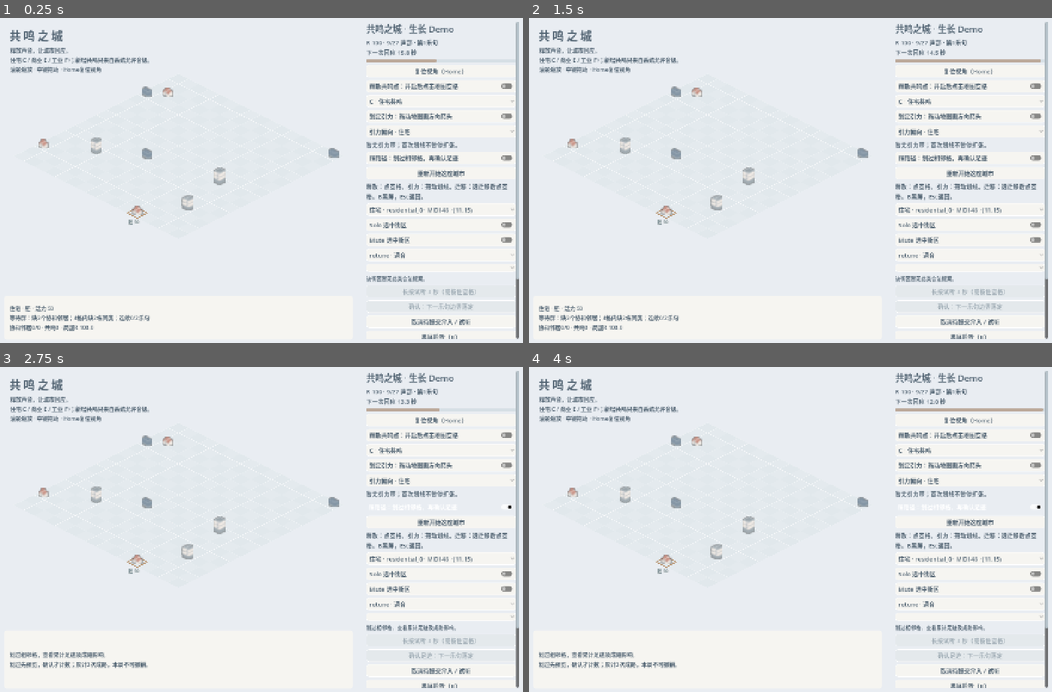
Above: before the commit, frames 1-4 (two rows, left to right).
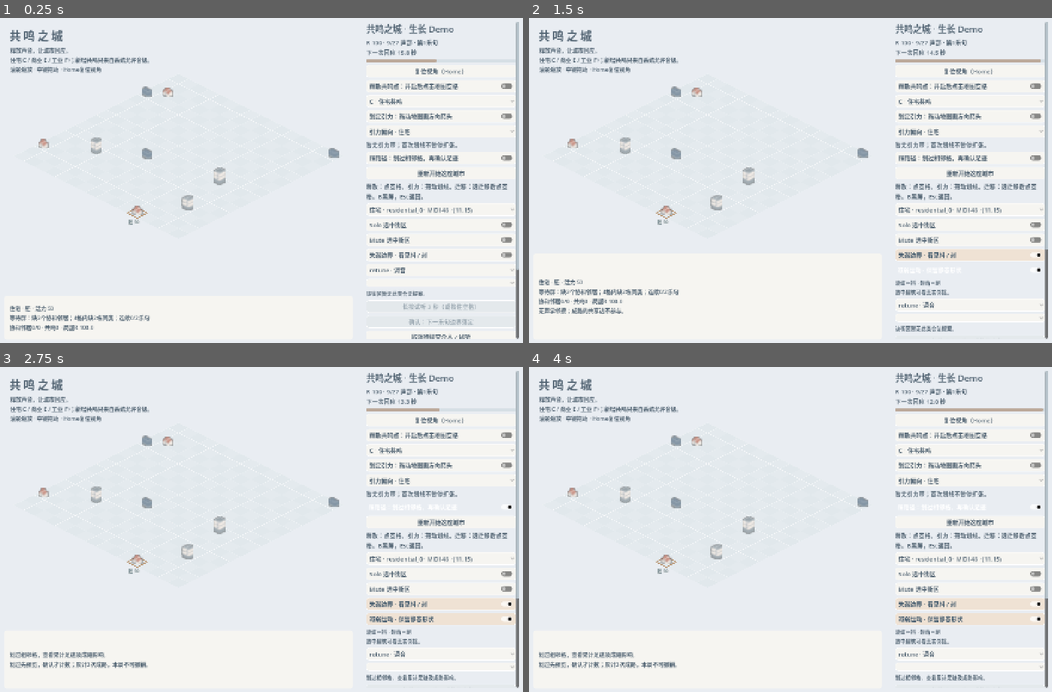
Above: after the commit, the same moments.

Repository: Lbwnb6969/resonance-city
Game: Godot game, scene res://scenes/p0_main.tscn
The game is run twice, just before and just after one commit, with the same random seed, the same clock (stepped at 60 frames per second) and the same inputs.
Inputs (mouse positions are in pixels of both pictures, inside the frame that each line leads up to):
- Up to frame 1 (0.25 s): no input
- Up to frame 2 (1.5 s): click (968, 255) at 0.5 s, where only the run after the commit has a clickable "失谐边界 · 看见抖 / 刺"; click (968, 271) at 1.25 s, where only the run after the commit has a clickable "减弱运动 · 保留静态形状"
- Up to frame 3 (2.75 s): click "踩路径：划过相邻格，再确认足迹" at 2 s
- Up to frame 4 (4 s): click "踩路径：划过相邻格，再确认足迹" at 2.75 s; click "踩路径：划过相邻格，再确认足迹" at 3.5 s

The runs differ from the first frame. In frame 1, 1.1% of the frame differs, in the area x 70-100%, y 72-99%; in frame 2, 3.6%, in the area x 1-100%, y 71-99%; in frame 3, 3.3%; in frame 4, 3.3%.

Commit message:
UI-003: show true dissonance boundaries with reduced motion

Diff:
--- a/scripts/ui/p0_main.gd
+++ b/scripts/ui/p0_main.gd
@@ -50,6 +50,9 @@
 var draft_button: CheckButton
 var draft_bias: OptionButton
 var draft_state: Label
+var diagnosis_button: CheckButton
+var reduced_motion_button: CheckButton
+var diagnosis_legend: Label
 var condition_selection := ""
 var condition_phrase := -1
 
@@ -244,6 +247,24 @@
 		model.synth.set_mute(_selected_id(),enabled)
 		_cancel_audition())
 	controls.add_child(mute)
+	diagnosis_button = CheckButton.new()
+	diagnosis_button.name = "BoundaryDiagnosis"
+	diagnosis_button.text = "失谐边界 · 看见抖 / 刺"
+	controls.add_child(diagnosis_button)
+	reduced_motion_button = CheckButton.new()
+	reduced_motion_button.name = "ReducedMotion"
+	reduced_motion_button.text = "减弱运动 · 保留静态形状"
+	reduced_motion_button.visible = false
+	reduced_motion_button.toggled.connect(func(enabled: bool) -> void: city_view.reduced_motion = enabled)
+	controls.add_child(reduced_motion_button)
+	diagnosis_legend = _label("波纹＝抖 · 短齿＝刺\n选中建筑可看真实邻接。","DiagnosisLegend")
+	diagnosis_legend.add_theme_font_size_override("font_size",14)
+	diagnosis_legend.visible = false
+	diagnosis_button.toggled.connect(func(enabled: bool) -> void:
+		city_view.diagnosis_enabled = enabled
+		reduced_motion_button.visible = enabled
+		diagnosis_legend.visible = enabled
+		_update_map_notice())
 	var assist := CheckButton.new()
 	assist.name = "BeatAssist"
 	assist.text = "窄带拍频辅助（只在窄带模式激活）"
@@ -572,7 +593,7 @@
 func _update_map_notice() -> void:
 	var shown := _audible_session()
 	var text := ""
-	city_view.get_node("MapNotice").offset_top = -176 if city_view.tread_mode else -136
+	city_view.get_node("MapNotice").offset_top = -176 if city_view.tread_mode else (-252 if city_view.diagnosis_enabled and not release_armed and not city_view.draft_mode else -136)
 	if city_view.tread_mode:
 		text = forecast_summary.text+"\n划过先预览，确认才计数；累计3次成路，本局不可撤销。"
 	elif release_armed:
@@ -587,6 +608,11 @@
 		var kind := "住宅" if district["type"] == "residential" else ("商业" if district["type"] == "commercial" else "工业")
 		var details: PackedStringArray = Growth.describe(shown.city,district,shown.road_marks).split("\n")
 		text = "%s · %s · 活力 %.0f\n%s" % [kind,district.get("form","胚"),district["vitality"],"\n".join(details.slice(0,mini(2,details.size())))]
+		if city_view.diagnosis_enabled:
+			var rows: Array[Dictionary] = city_view.diagnosis.edges(shown,model.synth,clock.renderer.transport.audible_frame)
+			text += "\n"+city_view.diagnosis.describe(rows,_selected_id())
+			if want_preview or preview_clock.active: text += "\n边界来自当前城市；试听是未来声音。"
+
 	var pending: Dictionary = shown.pending
 	if not pending.is_empty():
 		var wait := maxf(0.0,float(pending["frame"])-clock.renderer.transport.audible_frame)/clock.renderer.transport.sample_rate
--- /dev/null
+++ b/scripts/visual/boundary_diagnosis.gd
@@ -0,0 +1,51 @@
+class_name BoundaryDiagnosis
+extends RefCounted
+const Values = preload("res://scripts/spec_values.gd")
+const Schema = preload("res://scripts/city/district_schema.gd")
+var cfg: Dictionary = Values.load_values()["visual_diagnosis"]
+
+func silence_reason(id: String, session: CityInterventions, synth: DistrictSynth, at: float) -> String:
+	if not synth.active_layers.has("drone"): return "长音已关闭"
+	if synth.gain == 0.0: return "混音静音"
+	if bool(synth.muted.get(id,false)): return "Mute隔离"
+	if not synth.solo_id.is_empty() and synth.solo_id != id: return "Solo隔离"
+	if at < int(session.silent_until.get(id,0)): return "迁移静音"
+	return ""
+
+func edges(session: CityInterventions, synth: DistrictSynth, at: float) -> Array[Dictionary]:
+	var result: Array[Dictionary] = []
+	for pair in session.harmony.adjacency(session.city):
+		var a := session._district(pair["a"])
+		var b := session._district(pair["b"])
+		var interval := session.harmony.interval(int(a["current_midi"]),int(b["current_midi"]))
+		var distance := absi(int(a["current_midi"])-int(b["current_midi"])) % 12
+		var difference := absf(synth.frequency(int(a["current_midi"]))-synth.frequency(int(b["current_midi"])))
+		var kind: String = interval["relation"]
+		var hz := 0.0
+		if distance in [1,11] and difference >= float(cfg["slow_min_hz"]) and difference <= float(cfg["slow_max_hz"]):
+			kind = "抖"
+			hz = clampf(difference/float(cfg["frequency_divisor"]),float(cfg["display_min_hz"]),float(cfg["display_max_hz"]))
+		elif distance == 6:
+			kind = "刺"
+		elif interval["relation"] not in ["协和","共鸣","中性"]:
+			kind = "其它张力"
+		var reason_a := silence_reason(pair["a"],session,synth,at)
+		var reason_b := silence_reason(pair["b"],session,synth,at)
+		var reason := reason_a if not reason_a.is_empty() else reason_b
+		result.append({"a":pair["a"],"b":pair["b"],"cell_a":Schema.cell(a),"cell_b":Schema.cell(b),
+			"midi_a":a["current_midi"],"midi_b":b["current_midi"],"kind":kind,"name":interval["name"],
+			"relation":interval["relation"],"score":interval["score"],"beat_hz":difference,"display_hz":hz,
+			"audible":reason.is_empty(),"silence_reason":reason})
+	return result
+
+func describe(rows: Array[Dictionary], selected: String) -> String:
+	var lines := PackedStringArray()
+	for edge in rows:
+		if edge["a"] != selected and edge["b"] != selected: continue
+		var other: String = edge["b"] if edge["a"] == selected else edge["a"]
+		var cell: Vector2i = edge["cell_b"] if edge["a"] == selected else edge["cell_a"]
+		var midi: int = edge["midi_b"] if edge["a"] == selected else edge["midi_a"]
+		var hint := " · 基频差 %.2fHz" % edge["beat_hz"] if edge["kind"] == "抖" else ""
+		var silent := " · 当前不可听（%s）" % edge["silence_reason"] if not edge["audible"] else ""
+		lines.append("邻居 %s (%d,%d) MIDI%d：%s · %s%s%s" % [other,cell.x,cell.y,midi,edge["name"],edge["kind"],hint,silent])
+	return "\n".join(lines) if not lines.is_empty() else "无声学邻接；成路的共享边不参与。"
--- a/scripts/visual/city_demo_view.gd
+++ b/scripts/visual/city_demo_view.gd
@@ -1,5 +1,6 @@
 class_name CityDemoView
 extends Control
+const Diagnosis = preload("res://scripts/visual/boundary_diagnosis.gd")
 const Roads = preload("res://scripts/city/city_roads.gd")
 const Schema = preload("res://scripts/city/district_schema.gd")
 const Values = preload("res://scripts/spec_values.gd")
@@ -8,6 +9,10 @@
 signal empty_clicked(cell: Vector2i)
 signal draft_requested(start: Vector2i, end: Vector2i)
 signal tread_selected(start: Vector2i, end: Vector2i)
+var diagnosis := Diagnosis.new()
+var diagnosis_enabled := false
+var reduced_motion := false
+var diagnosis_edges: Array[Dictionary] = []
 var session: CityInterventions
 var selected_id := ""
 var hover_cell := Vector2i(-1,-1)
@@ -236,6 +241,45 @@
 			var position := (middle-span).lerp(middle+span,float(i+1)/float(total+1))
 			draw_circle(position,2.4*view_zoom,color if i < count else Color(color,0.22))
 
+func diagnosis_points(edge: Dictionary, band: int = 0) -> PackedVector2Array:
+	var a: Vector2i = edge["cell_a"]
+	var b: Vector2i = edge["cell_b"]
+	var middle := (point(a)+point(b))*0.5
+	var half := Vector2(cfg["tile_half_width"],cfg["tile_half_height"])*view_zoom
+	var span := (Vector2(-half.x,half.y) if a.x != b.x else Vector2(half.x,half.y))*float(diagnosis.cfg["span_ratio"])
+	var normal := Vector2(-span.y,span.x).normalized()
+	var points := PackedVector2Array()
+	var count := int(diagnosis.cfg["samples"])
+	var amplitude := float(diagnosis.cfg["amplitude_px"])*view_zoom
+	var static_wave: bool = reduced_motion or not edge["audible"]
+	var phase := 0.0
+	if not static_wave and edge["kind"] == "抖":
+		var clock := get_node("/root/AudioClock")
+		phase = TAU*float(edge["display_hz"])*clock.renderer.transport.audible_frame/clock.renderer.transport.sample_rate
+	for i in range(count+1):
+		var t := float(i)/count
+		var offset := 0.0
+		if edge["kind"] == "抖":
+			var separation := float(diagnosis.cfg["reduced_offset_px"])*view_zoom if static_wave else 0.0
+			offset = sin(TAU*float(diagnosis.cfg["wave_cycles"])*t-phase)*(amplitude-separation)+band*separation
+		else:
+			offset = amplitude*(1.0 if i%2 else -1.0)
+		offset *= sin(PI*t)
+		points.append(middle-span+span*2.0*t+normal*offset)
+	return points
+
+func _draw_diagnosis() -> void:
+	if not diagnosis_enabled: return
+	for edge in diagnosis_edges:
+		if edge["kind"] not in ["抖","刺"]: continue
+		var color := Color(diagnosis.cfg["slow_color"] if edge["kind"] == "抖" else diagnosis.cfg["rough_color"])
+		color.a = float(diagnosis.cfg["max_alpha"] if edge["audible"] else diagnosis.cfg["inactive_alpha"])
+		var width := float(diagnosis.cfg["width_px"])*view_zoom
+		if edge["kind"] == "抖" and (reduced_motion or not edge["audible"]):
+			draw_polyline(diagnosis_points(edge,-1),color,width,true)
+			draw_polyline(diagnosis_points(edge,1),color,width,true)
+		else: draw_polyline(diagnosis_points(edge),color,width,true)
+
 func _draw() -> void:
 	if cfg == null: return
 	var half := Vector2(float(cfg["tile_half_width"]),float(cfg["tile_half_height"]))*view_zoom
@@ -260,6 +304,7 @@
 			draw_colored_polygon(vertices,color)
 			draw_polyline(PackedVector2Array([vertices[0],vertices[1],vertices[2],vertices[3],vertices[0]]),Color(1.0,1.0,1.0,0.38),0.6,true)
 	if session == null: return
+	_draw_diagnosis()
 	if session.pending.get("verb","") == "release":
 		var target: Array = session.pending["target"]
 		var center := point(Vector2i(target[0],target[1]))
@@ -326,6 +371,10 @@
 	var clock := get_node("/root/AudioClock")
 	var audible := float(clock.renderer.transport.audible_frame)
 	var gray: float = clock.renderer.source.get_object().synth.gray_level(int(audible),clock.renderer.transport.sample_rate) if clock.renderer.source.is_valid() else 0.0
+	if diagnosis_enabled and clock.renderer.source.is_valid():
+		diagnosis_edges.assign(diagnosis.edges(session,clock.renderer.source.get_object().synth,audible))
+	else:
+		diagnosis_edges.clear()
 	var events: Dictionary = {}
 	for event in session.last_result.get("growth_events",[]): events[event["district_id"]] = event
 	for d in session.city:
--- /dev/null
+++ b/tests/boundary_diagnosis_contract.gd
@@ -0,0 +1,166 @@
+extends SceneTree
+const Schema = preload("res://scripts/city/district_schema.gd")
+const Session = preload("res://scripts/proposals/city_interventions.gd")
+const Model = preload("res://scripts/audio/city_audio_model.gd")
+const Growth = preload("res://scripts/city/city_growth.gd")
+const Roads = preload("res://scripts/city/city_roads.gd")
+var failed := false
+var checks := 0
+func _initialize() -> void: call_deferred("run_check")
+func check(ok: bool, message: String) -> void:
+	checks += 1
+	if not ok:
+		failed = true
+		push_error("BOUNDARY_DIAGNOSIS_FAIL "+message)
+func refresh(main: Control, at: float) -> void:
+	main.clock.renderer.transport.audible_frame = at
+	main._process(0.0)
+	main.city_view._process(0.0)
+func edge(rows: Array[Dictionary], other: String) -> Dictionary:
+	for row in rows:
+		if row["a"] == other or row["b"] == other: return row
+	return {}
+func capture(name: String) -> void:
+	await process_frame
+	await RenderingServer.frame_post_draw
+	root.get_texture().get_image().save_png("res://验证记录/Demo/边界诊断_"+name+".png")
+func run_check() -> void:
+	check(DisplayServer.get_name() != "headless","requires actual GPU")
+	var main: Control = load("res://scenes/p0_main.tscn").instantiate()
+	main.start_audio_on_ready = false
+	root.add_child(main)
+	await process_frame
+	var city := [Schema.create("home","residential",Vector2i(7,7)),
+		Schema.create("minor","residential",Vector2i(8,7)),
+		Schema.create("rough","industrial",Vector2i(7,8)),
+		Schema.create("third","commercial",Vector2i(6,7))]
+	city[1]["current_midi"] = 49
+	Growth.assign_assets(city)
+	main.model = Model.new(Session.new(city,"2026100900000001"))
+	main.model.session.growth_enabled = true
+	main.clock.renderer.source = main.model._mix_frame
+	main.clock.renderer.state = main.model.synth.initial_state()
+	for sprite in main.city_view.sprites.values(): sprite.queue_free()
+	for label in main.city_view.labels.values(): label.queue_free()
+	main.city_view.sprites.clear()
+	main.city_view.labels.clear()
+	main.city_view.forms.clear()
+	main.city_view.appearance.clear()
+	main.city_view.base_scales.clear()
+	main.city_view.session = main.model.session
+	main._refresh_district_list()
+	main._select_district("home")
+	refresh(main,0)
+	check(not main.city_view.diagnosis_enabled,"diagnosis default OFF")
+	var saved: Dictionary = main.model.snapshot()
+	var renderer_saved: Dictionary = main.clock.renderer.snapshot()
+	var plain: PackedVector2Array = main.clock.renderer.render(127)
+	main.model.restore(saved)
+	main.clock.renderer.restore(renderer_saved)
+	main.diagnosis_button.button_pressed = true
+	refresh(main,0)
+	check(main.model.snapshot() == saved,"display toggle and query leave model/RNG untouched")
+	var diagnosed: PackedVector2Array = main.clock.renderer.render(127)
+	check(plain == diagnosed,"display toggle does not alter PCM")
+	refresh(main,0)
+	var view = main.city_view
+	var rows: Array[Dictionary] = view.diagnosis_edges
+	check(rows.size() == 3,"only three actual undirected neighbor edges")
+	var minor := edge(rows,"minor")
+	var rough := edge(rows,"rough")
+	check(minor["kind"] == "抖" and is_equal_approx(minor["beat_hz"],7.78),"real C-C sharp beat")
+	check(is_equal_approx(minor["display_hz"],7.78/8.0),"approved visual frequency")
+	check(rough["kind"] == "刺" and rough["display_hz"] == 0.0,"tritone is stationary")
+	check(edge(rows,"third")["kind"] == "协和","commercial E is not falsely rough")
+	check("minor" in main.map_notice.text and "抖" in main.map_notice.text and "rough" in main.map_notice.text and "刺" in main.map_notice.text,"selected card lists real neighbors")
+	var first: PackedVector2Array = view.diagnosis_points(minor)
+	var rough_first: PackedVector2Array = view.diagnosis_points(rough)
+	refresh(main,main.clock.renderer.transport.sample_rate/4.0)
+	check(view.diagnosis_points(minor) != first,"ripple follows audible frame")
+	check(view.diagnosis_points(rough) == rough_first,"rough teeth do not pulse")
+	main.reduced_motion_button.button_pressed = true
+	var reduced: PackedVector2Array = view.diagnosis_points(minor,1)
+	refresh(main,main.clock.renderer.transport.sample_rate/2.0)
+	check(view.diagnosis_points(minor,1) == reduced,"reduced mode is static")
+	check(view.diagnosis_points(minor,-1) != reduced,"reduced mode retains two distinct waves")
+	main.reduced_motion_button.button_pressed = false
+	var cursor: Vector2 = view.point(Vector2i(7,7))
+	var wheel := InputEventMouseButton.new()
+	wheel.position = cursor
+	wheel.button_index = MOUSE_BUTTON_WHEEL_UP
+	wheel.pressed = true
+	for i in range(5): view._gui_input(wheel)
+	await create_timer(float(view.camera_cfg["smooth_seconds"])+0.05).timeout
+	check(view.point(Vector2i(7,7)).distance_to(cursor) < 0.01,"diagnostic zoom keeps world pivot")
+	var click := InputEventMouseButton.new()
+	click.button_index = MOUSE_BUTTON_LEFT
+	click.pressed = true
+	click.position = view.point(Vector2i(7,7))
+	view._gui_input(click)
+	check(main._selected_id() == "home","zoomed house selection")
+	refresh(main,main.clock.renderer.transport.sample_rate/2.0)
+	await capture("动态与邻接")
+	main.reduced_motion_button.button_pressed = true
+	await capture("减弱运动")
+	main.model.synth.set_mute("minor",true)
+	refresh(main,0)
+	check(not edge(view.diagnosis_edges,"minor")["audible"] and "Mute隔离" in main.map_notice.text,"muted neighbor label")
+	main.model.synth.set_mute("minor",false)
+	main.model.synth.set_solo("home")
+	refresh(main,0)
+	check(not edge(view.diagnosis_edges,"minor")["audible"] and "Solo隔离" in main.map_notice.text,"solo cannot imply a heard pair")
+	main.model.synth.set_solo("")
+	main.model.synth.active_layers.erase("drone")
+	refresh(main,0)
+	check("长音已关闭" in main.map_notice.text,"disabled drone label")
+	main.model.synth.active_layers.append("drone")
+	# A high/low octave minor interval outside the physical slow range is not called 抖.
+	var outside = main.model.session.fork()
+	outside._district("minor")["current_midi"] = 59
+	check(edge(view.diagnosis.edges(outside,main.model.synth,0),"minor")["kind"] == "其它张力","octave-spanning minor is not a slow beat")
+	main.want_preview = true
+	main._update_map_notice()
+	check("边界来自当前城市；试听是未来声音" in main.map_notice.text,"preview provenance clear")
+	main.want_preview = false
+	# Actual road and retune settle ahead; diagnosis must wait for the audible frame.
+	var period: int = main.model.next_boundary
+	var a := Vector2i(7,7)
+	var b := Vector2i(7,8)
+	var ends := Roads.endpoints(a,b)
+	main.model.session.road_marks[Roads.key(a,b)] = {"start":ends[0],"end":ends[1],"count":2,"frame":0}
+	check(main.model.session.request_tread(a,b,main.clock.renderer.transport.rendered_frames,0)["accepted"],"road request")
+	main.clock.renderer.transport.rendered_frames = period
+	main.clock.renderer.render(17)
+	refresh(main,period-1)
+	check(view.diagnosis_edges.size() == 3,"unheard road keeps edge")
+	refresh(main,period)
+	check(view.diagnosis_edges.size() == 2 and edge(view.diagnosis_edges,"rough").is_empty(),"heard road removes edge")
+	var proposal := "p0:%d:minor:retune" % main.model.session.refresh_cycle
+	check(main.model.session.request({"proposal_id":proposal,"target":48},main.clock.renderer.transport.rendered_frames,period)["accepted"],"retune request")
+	main.clock.renderer.transport.rendered_frames = 2*period
+	main.clock.renderer.render(17)
+	refresh(main,2*period-1)
+	check(edge(view.diagnosis_edges,"minor")["kind"] == "抖","unheard retune keeps old kind")
+	refresh(main,2*period)
+	check(edge(view.diagnosis_edges,"minor")["kind"] == "共鸣","heard retune updates kind")
+	# Place a formerly isolated house next to home: relation exists but voice is temporarily silent.
+	proposal = "p0:%d:rough:relocate" % main.model.session.refresh_cycle
+	check(main.model.session.request({"proposal_id":proposal,"target":[7,6]},main.clock.renderer.transport.rendered_frames,2*period)["accepted"],"migration request")
+	main.clock.renderer.transport.rendered_frames = 3*period
+	main.clock.renderer.render(17)
+	refresh(main,3*period)
+	check(edge(view.diagnosis_edges,"rough")["kind"] == "刺" and not edge(view.diagnosis_edges,"rough")["audible"],"moved rough relation labeled inaudible")
+	check("迁移静音" in main.map_notice.text,"temporary mute reason")
+	main.clock.renderer.transport.rendered_frames = 4*period
+	main.clock.renderer.render(17)
+	refresh(main,4*period)
+	check(edge(view.diagnosis_edges,"rough")["audible"],"voice becomes audible after one phrase")
+	main.set_black_screen(true)
+	check(not main.city_view.visible and not main.panel.visible,"black hides diagnosis")
+	main.set_black_screen(false)
+	main.diagnosis_button.button_pressed = false
+	check(not view.diagnosis_enabled and not main.reduced_motion_button.visible and not main.diagnosis_legend.visible,"OFF collapses diagnosis controls")
+	print("BOUNDARY_DIAGNOSIS ","FAIL" if failed else "PASS"," checks=",checks," true_edges/types/audio_frames/reduced/mute/solo/road/retune/move/PCM/camera")
+	main.queue_free()
+	await process_frame
+	quit(1 if failed else 0)
--- a/数据/spec_values.json
+++ b/数据/spec_values.json
@@ -427,11 +427,28 @@
     "origin_y": 174.0,
     "smooth_seconds": 0.7
   },
+  "visual_diagnosis": {
+    "slow_min_hz": 3.0,
+    "slow_max_hz": 16.0,
+    "frequency_divisor": 8.0,
+    "display_min_hz": 0.5,
+    "display_max_hz": 2.0,
+    "width_px": 2.0,
+    "amplitude_px": 2.0,
+    "max_alpha": 0.55,
+    "inactive_alpha": 0.25,
+    "span_ratio": 0.7,
+    "samples": 32.0,
+    "wave_cycles": 2.0,
+    "reduced_offset_px": 1.0,
+    "slow_color": "#77969A",
+    "rough_color": "#B38F87"
+  },
   "sources": {
     "spec.audio.md": "d64268ff1e77ead40288c02cb446d0b28fa7df71635871dfb6b9e08e1fe9082d",
     "spec.city.md": "9a1758bbe75438ce19dbe3767d9c89b622425682c3cf1be4f1197d481632de9e",
     "spec.harmony.md": "271229aac6b30d27bd6588c0f44564dd2dc3aae8328ab4ab1b0d67230435dff2",
     "spec.proposal.md": "0c5b5b93e7c99c82d6e1384f0aa552b3d61db938f3b786bbc8d44e2e624bb74a",
-    "spec.ui.md": "a2cc5546fed698b130ccec5501b0786d89a484d2a61e894ed51bc9a1283f44e6"
+    "spec.ui.md": "9993304afb2fa3397d43f37f5ef1f48843d88a565d9c12254c239b2c696277f3"
   }
 }
Not shown, added: scripts/visual/boundary_diagnosis.gd.uid
Not shown, added: tests/boundary_diagnosis_contract.gd.uid
Binary file added: 验证记录/Demo/废弃/2026-10-09_诊断关闭分支数组类型/边界诊断_减弱运动.png
Binary file added: 验证记录/Demo/废弃/2026-10-09_诊断关闭分支数组类型/边界诊断_动态与邻接.png
Binary file added: 验证记录/Demo/边界诊断_减弱运动.png
Binary file added: 验证记录/Demo/边界诊断_动态与邻接.png
Not shown, changed: PROJECT.md
Not shown, changed: tools/build_spec_data.py
Not shown, changed: 文档/01_执行规格/spec.ui.md
Not shown, changed: 文档/02_验收/DOD.md
Not shown, changed: 文档/Demo快速开始.md
Not shown, changed: 文档/执行日志-P0.md
(and 4 more such lines)
